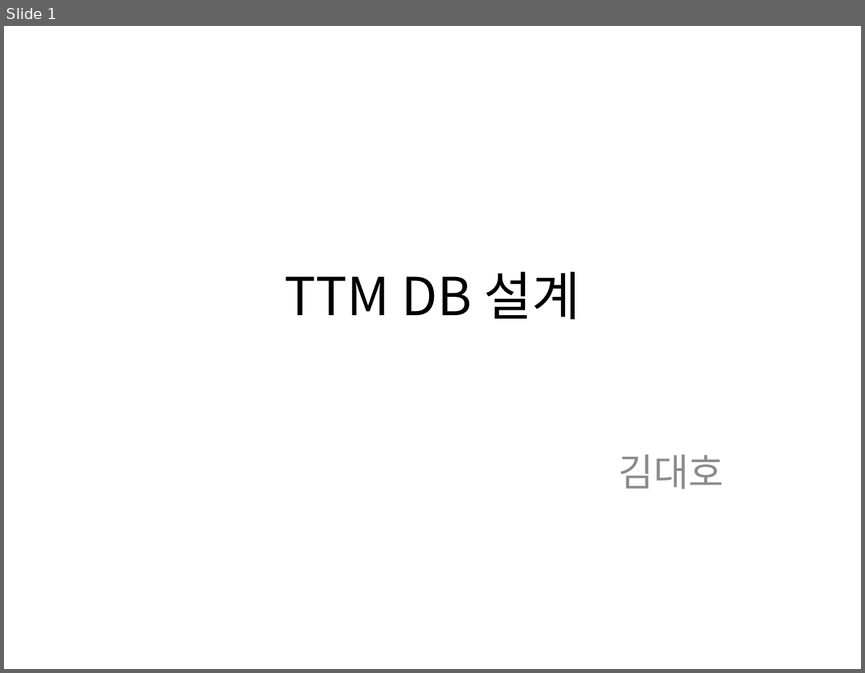
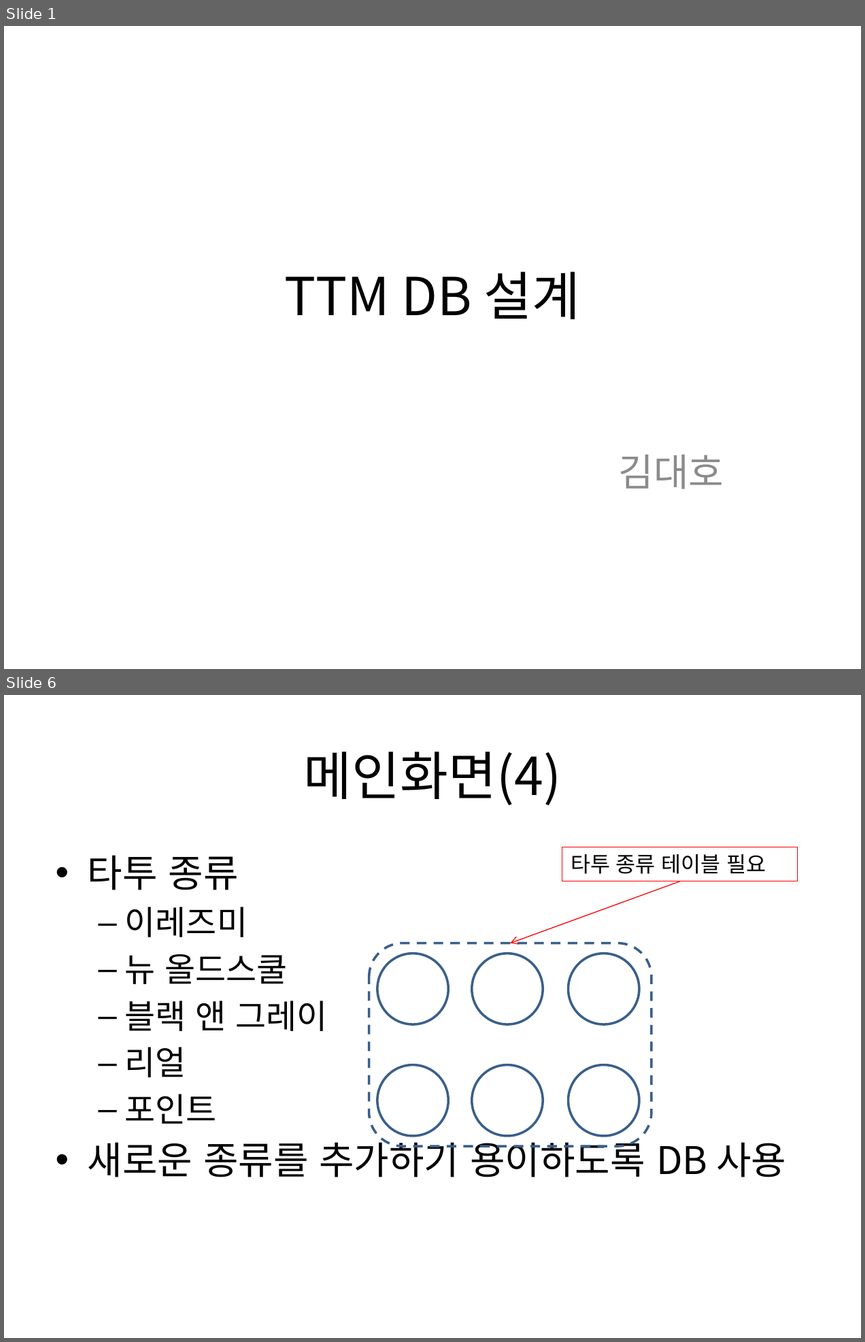
Before and after one commit to kurodari/ttm, a slide deck: docs/ttm DB설계.pptx. Shown one above the other, each under a label of ours: slide 1 before the commit, slides 1 and 6 after it; the slides between them are not shown. The pictures are 865x673 and 865x1342 pixels, drawn with LibreOffice and Linux fonts; fonts in the diff are those of the drawing. Boxes give left, top, right and bottom in pixels: in the first picture for what was removed or moved away, otherwise in the second. Text is boxed around its words. In the diff, an @@ line names an element or a change of style, - is before the commit and + after.

Commit message:
메인화면 DB 테이블 설계

```diff
--- a/docs/ttm DB설계.pptx
+++ b/docs/ttm DB설계.pptx
@@ slide 6 added at box(4, 695, 861, 1338), background #FFFFFF @@
@@ title added at box(304, 751, 561, 805), 44 pt, text #000000 @@
+메인화면(4)
@@ text added at box(88, 855, 786, 1177), 32 pt, text #000000 @@
+• 타투 종류
+  – 이레즈미
+  – 뉴 올드스쿨
+  – 블랙 앤 그레이
+  – 리얼
+  – 포인트
+• 새로운 종류를 추가하기 용이하도록 DB 사용
@@ rectangle added at box(562, 847, 797, 881), outline #FF0000 0.75 pt, 18 pt, text #000000 @@
+타투 종류 테이블 필요
@@ arrow added from (679, 881) to (511, 943), #FF0000 0.75 pt @@
@@ rounded rectangle added at box(369, 943, 652, 1146), outline #3A5F8C 2 pt dashed @@
@@ ellipse added at box(377, 953, 449, 1024), outline #3A5F8C 2 pt @@
@@ ellipse added at box(472, 953, 543, 1024), outline #3A5F8C 2 pt @@
@@ ellipse added at box(568, 953, 639, 1024), outline #3A5F8C 2 pt @@
@@ ellipse added at box(377, 1064, 449, 1136), outline #3A5F8C 2 pt @@
@@ ellipse added at box(472, 1064, 543, 1136), outline #3A5F8C 2 pt @@
@@ ellipse added at box(568, 1064, 639, 1136), outline #3A5F8C 2 pt @@
```
Also in this commit, not shown: 5 other slides added, 1 slide removed.
